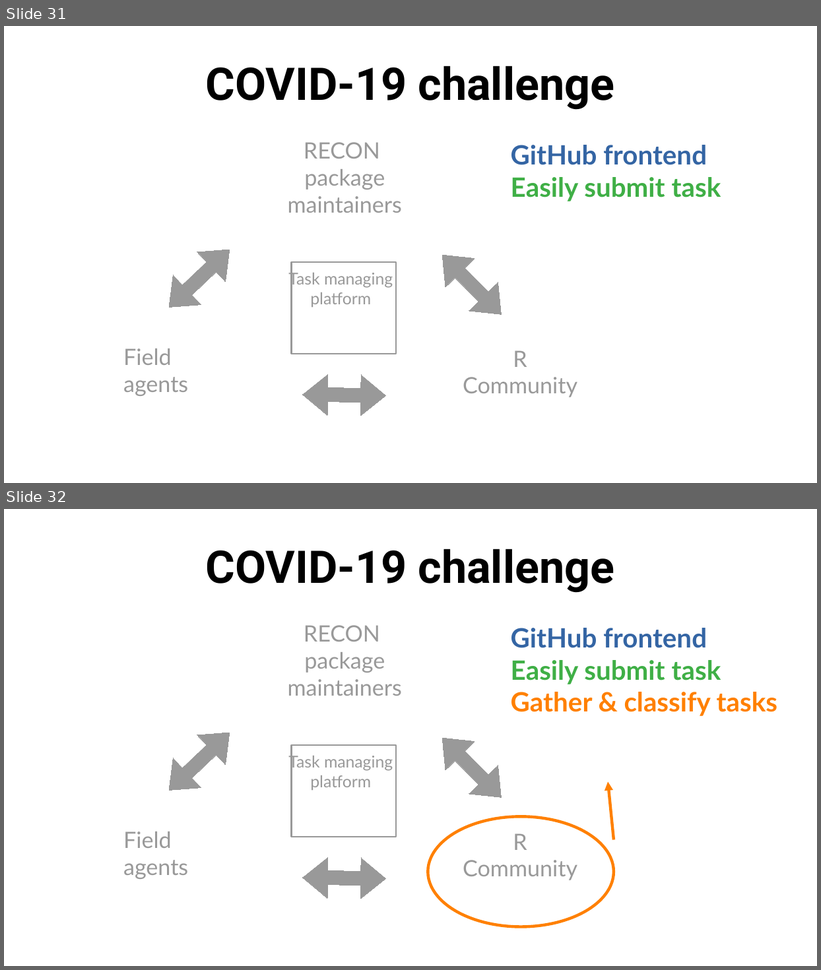
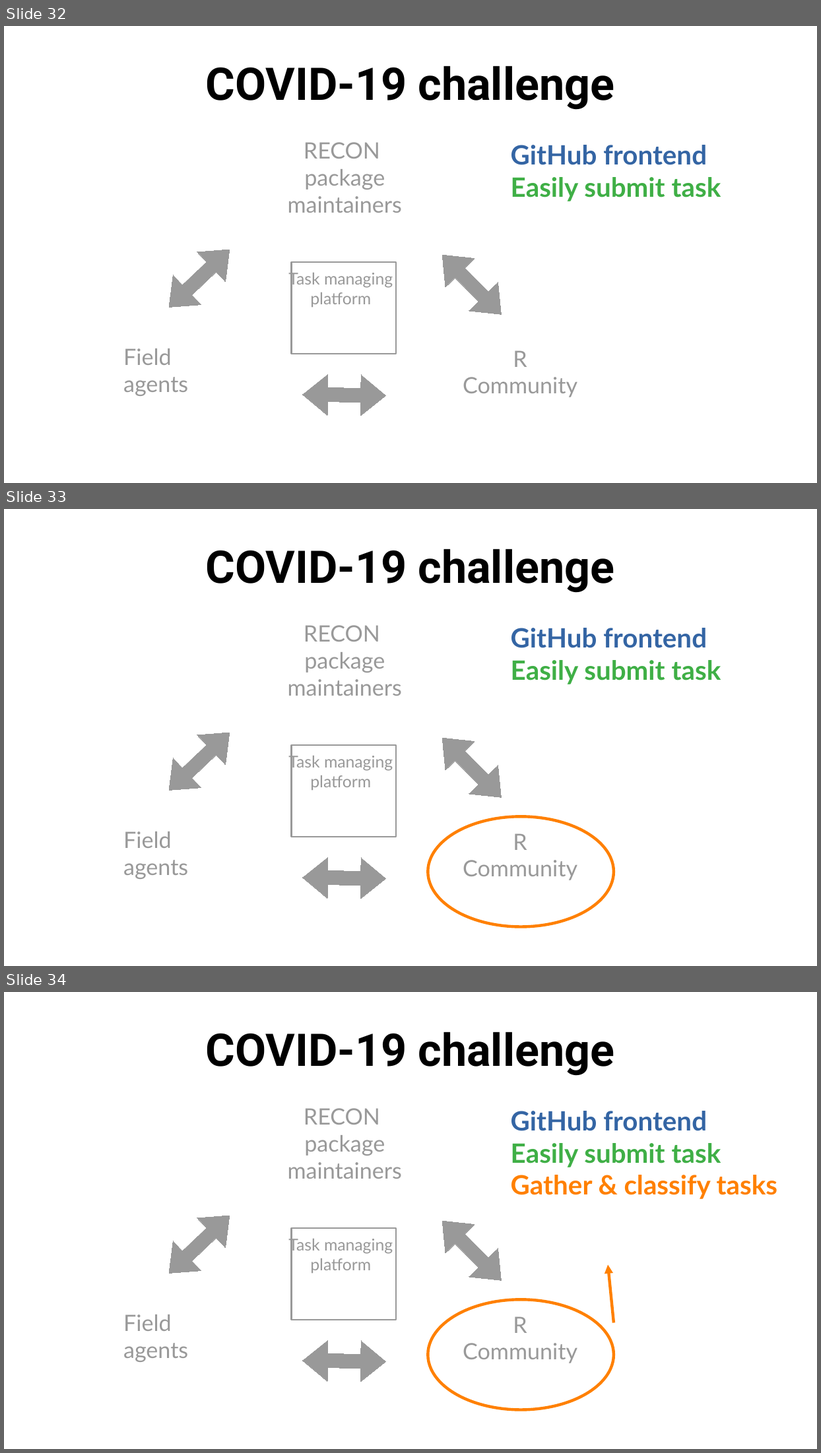
Before and after one commit to matthieugold/covid-19-challenge, a slide deck: docs/dscc_presentation/dscc_presentation.odp. Shown one above the other, each under a label of ours: slides 31 and 32 before the commit, slides 32, 33 and 34 after it. The pictures are 821x970 and 821x1453 pixels, drawn with LibreOffice and Linux fonts; fonts in the diff are those of the drawing. Boxes give left, top, right and bottom in pixels: in the first picture for what was removed or moved away, otherwise in the second. Text is boxed around its words. In the diff, an @@ line names an element or a change of style, - is before the commit and + after.

```diff
--- a/docs/dscc_presentation/dscc_presentation.odp
+++ b/docs/dscc_presentation/dscc_presentation.odp
@@ slide 33 added at (x1=4, y1=509, x2=817, y2=966), background #FFFFFF @@
@@ title added at (x1=206, y1=549, x2=615, y2=593), 44 pt, text #000000, bold @@
+COVID-19 challenge
@@ rectangle added at (x1=56, y1=590, x2=504, y2=927), fill #FFFFFF at 60% opacity @@
@@ text added at (x1=288, y1=625, x2=402, y2=696), 22 pt, text #000000 @@
+RECON
+package
+maintainers
@@ text added at (x1=511, y1=628, x2=721, y2=685), 26 pt, text #3FAF46, bold @@
+GitHub frontend
+Easily submit task
@@ left right arrow added at (x1=155, y1=718, x2=244, y2=805), fill #000000, outline #000000 0 pt @@
@@ left right arrow added at (x1=428, y1=723, x2=516, y2=811), fill #000000, outline #000000 0 pt @@
@@ rectangle added at (x1=292, y1=745, x2=397, y2=837), fill #FFFFFF, outline #000000 1.42 pt @@
@@ text added at (x1=288, y1=754, x2=393, y2=790), 16 pt, text #000000 @@
+Task managing platform
@@ rectangle added at (x1=504, y1=805, x2=614, y2=921), fill #FFFFFF at 60% opacity @@
@@ ellipse added at (x1=428, y1=817, x2=614, y2=927), outline #FF8000 2.83 pt @@
@@ text added at (x1=123, y1=832, x2=188, y2=879), 22 pt, text #000000 @@
+Field
+agents
@@ text added at (x1=463, y1=834, x2=578, y2=881), 22 pt, text #000000 @@
+R
+Community
@@ left right arrow added at (x1=302, y1=857, x2=386, y2=899), fill #000000, outline #000000 0 pt @@
@@ what was slide 31 is now slide 32 @@
@@ what was slide 32 is now slide 34 @@
```
Also in this commit, not shown: 1 other slide added, 1 other file.
